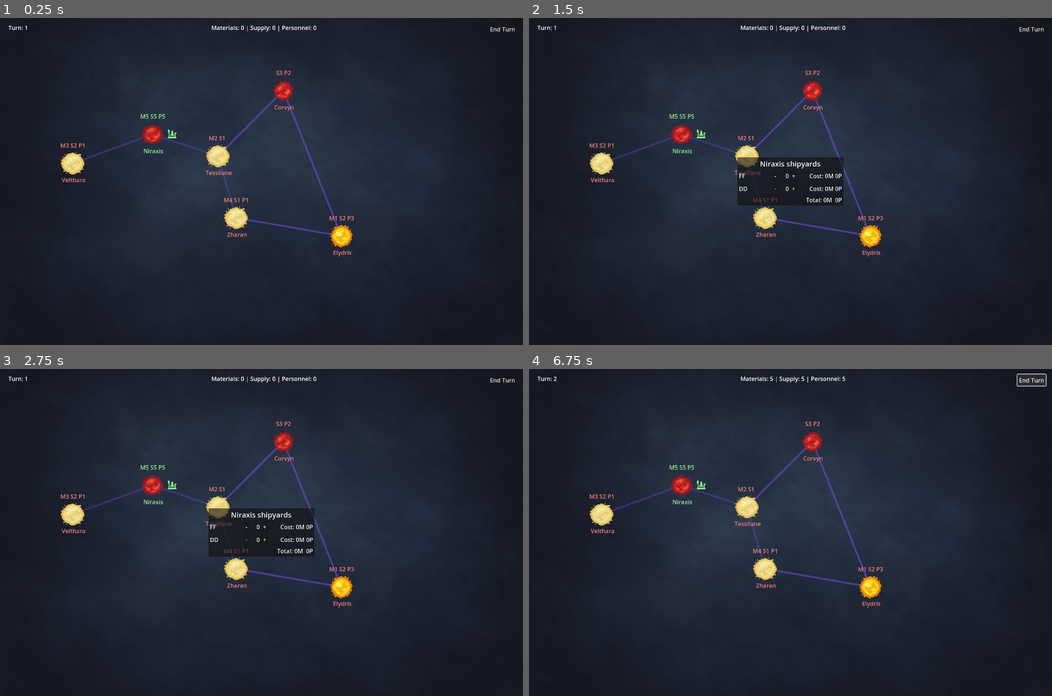
Above: before the commit, frames 1-4 (two rows, left to right).
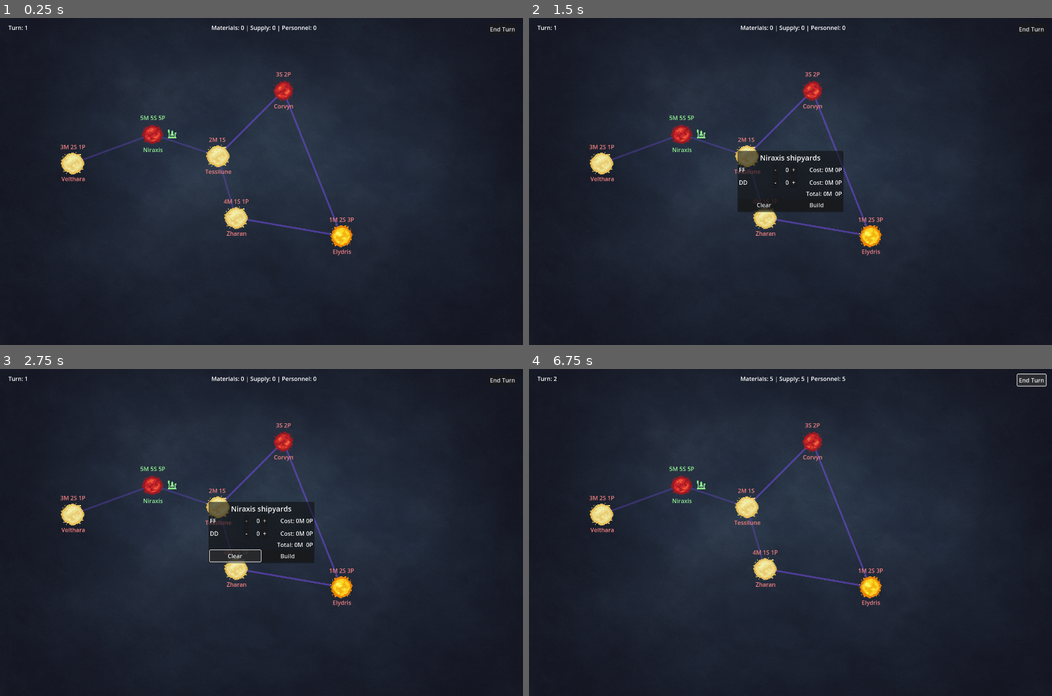
Above: after the commit, the same moments.

Repository: igjese/galaxy-campaign
Game: Godot game, scene res://map.tscn
Same seed, same stepped clock (60 frames per second), same inputs: the game is played once before the commit and once after it.
Inputs (mouse positions are in pixels of both pictures, inside the frame that each line leads up to):
- Up to frame 1 (0.25 s): no input
- Up to frame 2 (1.5 s): click "Velthara" at 0.5 s; click "Niraxis" at 1.25 s
- Up to frame 3 (2.75 s): click (235, 555) at 2 s, where only the run after the commit has a clickable "Clear"
- Up to frame 4 (6.75 s): click (816, 555) at 2.75 s, where only the run after the commit has a clickable "Build"; click "Tessilune" at 3.5 s; click "Corvyn" at 4.25 s; click "Zharan" at 5 s; click "Elydris" at 5.75 s; click "End Turn" at 6.5 s

The runs differ from the first frame. In frame 1, 0.5% of the frame differs, in the area x 11-68%, y 16-73%; in frame 2, 1.8%; in frame 3, 1.7%; in frame 4, 0.5%.

Commit message:
build ships, show ships in player owned worlds

Diff:
--- a/build_dialog.gd
+++ b/build_dialog.gd
@@ -5,6 +5,9 @@
 
 var world = null
 var build_order = {}
+
+signal ships_built
+
 
 func _ready():
     build_order.clear()
@@ -15,12 +18,13 @@
         line_container.add_child(line)
         build_order[hull] = 0
 
+
 func prepare_for_world(world_node):
     world = world_node
     $VBox/Shipyard.text = "%s shipyards" % world_node.world_name
 
     for line in line_container.get_children():
-        line.reset_counts()  # you'll add this method to set count = 0
+        line.reset()  # you'll add this method to set count = 0
         build_order[line.id] = 0
 
     popup_centered()
@@ -29,6 +33,7 @@
 func _on_line_updated(id: String, count: int):
     build_order[id] = count
     update_total_cost()
+
 
 func update_total_cost():
     var total_mats = 0
@@ -43,9 +48,46 @@
 
     $VBox/Total.text = "Total: %dM  %dP" % [total_mats, total_pers]
 
-    '''
-    $VBoxContainer/BuildButton.disabled = (
+    $VBox/Cmd/Build.disabled = (
         total_mats > GameData.player_materials or
         total_pers > GameData.player_personnel
     )
-    '''
+
+
+func _on_clear_pressed():
+    for line in line_container.get_children():
+        if line is LineIncrement:
+            line.reset()
+            build_order[line.id] = 0
+    update_total_cost()
+
+
+func _on_build_pressed():
+    for id in build_order.keys():
+        var count = build_order[id]
+        if count == 0:
+            continue
+
+        var design = GameData.ship_designs.get(id)
+        var cost_m = design.cost_mats * count
+        var cost_p = design.cost_pers * count
+
+        # Skip if insufficient resources
+        if GameData.player_materials < cost_m or GameData.player_personnel < cost_p:
+            print("Not enough resources to build %s" % id)
+            continue
+
+        # Deduct resources
+        GameData.player_materials -= cost_m
+        GameData.player_personnel -= cost_p
+
+        # Create ship records
+        for i in count:
+            GameData.ships.append({
+                "type": id,
+                "location": world.world_name,
+                "faction": "player"
+            })
+
+    hide()
+    emit_signal("ships_built")
--- a/game_data.gd
+++ b/game_data.gd
@@ -6,6 +6,9 @@
 var player_personnel := 0
 
 var selected_world = null
+
+var ships = []  # each ship is a dict or lightweight object
+
 
 func open_build_dialog_for(world_node):
     selected_world = world_node
--- a/map.gd
+++ b/map.gd
@@ -5,11 +5,18 @@
 
 var system_map = {}
 
+
 func _ready():
     randomize()
     spawn_worlds()
     draw_connections()
+    connect_signals()
     update_gui()
+
+
+func connect_signals():
+    $UI/BuildDialog.connect("ships_built", Callable(self, "update_gui"))
+
 
 func spawn_worlds():
     for name in GameData.worlds.keys():
@@ -26,6 +33,7 @@
 
         add_child(world)
         system_map[name] = world
+
 
 func draw_connections():
     connection_lines.clear_points()
@@ -51,6 +59,7 @@
     collect_resources()
     update_gui()
 
+
 func collect_resources():
     for star in system_map.values():
         if star.faction == "player":
@@ -58,12 +67,21 @@
             GameData.player_supply += star.supply
             GameData.player_personnel += star.personnel
 
+
 func update_gui():
     update_turn()
     update_resource_totals()
+    update_worlds()
+
+
+func update_worlds():
+    for world in system_map.values():
+        world.update_gui()
+
 
 func update_turn():
     $UI/TurnCount.text = "Turn: %d" % GameData.turn
+
 
 func update_resource_totals():
     $UI/Resources.text = "Materials: %d | Supply: %d | Personnel: %d" % [
--- a/map.tscn
+++ b/map.tscn
@@ -59,8 +59,8 @@
 [node name="VBox" type="VBoxContainer" parent="UI/BuildDialog"]
 offset_left = 4.0
 offset_top = 4.0
-offset_right = 96.0
-offset_bottom = 96.0
+offset_right = 105.0
+offset_bottom = 98.0
 
 [node name="Shipyard" type="Label" parent="UI/BuildDialog/VBox"]
 layout_mode = 2
@@ -74,4 +74,19 @@
 layout_mode = 2
 horizontal_alignment = 2
 
+[node name="Cmd" type="HBoxContainer" parent="UI/BuildDialog/VBox"]
+layout_mode = 2
+
+[node name="Clear" type="Button" parent="UI/BuildDialog/VBox/Cmd"]
+layout_mode = 2
+size_flags_horizontal = 3
+text = "Clear"
+
+[node name="Build" type="Button" parent="UI/BuildDialog/VBox/Cmd"]
+layout_mode = 2
+size_flags_horizontal = 3
+text = "Build"
+
 [connection signal="pressed" from="UI/EndTurn" to="." method="_on_end_turn_pressed"]
+[connection signal="pressed" from="UI/BuildDialog/VBox/Cmd/Clear" to="UI/BuildDialog" method="_on_clear_pressed"]
+[connection signal="pressed" from="UI/BuildDialog/VBox/Cmd/Build" to="UI/BuildDialog" method="_on_build_pressed"]
--- a/scenes/Star.tscn
+++ b/scenes/Star.tscn
@@ -19,20 +19,20 @@
 
 [node name="Name" type="Label" parent="SystemNode"]
 layout_mode = 0
-offset_left = -30.0
-offset_top = 69.0
-offset_right = 106.0
-offset_bottom = 92.0
-text = "asdf"
+offset_left = -31.0
+offset_top = 66.0
+offset_right = 105.0
+offset_bottom = 89.0
+text = "Name"
 horizontal_alignment = 1
 
 [node name="Info" type="Label" parent="SystemNode"]
 layout_mode = 0
 offset_left = -19.0
-offset_top = -26.0
+offset_top = -22.0
 offset_right = 91.0
-offset_bottom = -3.0
-text = "asdf"
+offset_bottom = 1.0
+text = "M:3 P:3"
 horizontal_alignment = 1
 
 [node name="Shipyard" type="TextureRect" parent="SystemNode"]
@@ -43,3 +43,12 @@
 offset_bottom = 46.0
 texture = ExtResource("3_xpnm2")
 expand_mode = 1
+
+[node name="Ships" type="Label" parent="SystemNode"]
+layout_mode = 0
+offset_left = -48.0
+offset_top = 91.0
+offset_right = 119.0
+offset_bottom = 114.0
+text = "FF:1"
+horizontal_alignment = 1
--- a/scenes/line_increment.gd
+++ b/scenes/line_increment.gd
@@ -18,7 +18,7 @@
     cost_pers = design.cost_pers
     update_count()
 
-func reset_counts():
+func reset():
     count = 0
     update_count()
 
--- a/scenes/star.gd
+++ b/scenes/star.gd
@@ -15,11 +15,12 @@
 
 @onready var name_label = $SystemNode/Name
 @onready var info_label = $SystemNode/Info
+@onready var ships_label = $SystemNode/Ships
 @onready var texture_button = $SystemNode  # assuming SystemNode is the TextureButton
 @onready var shipyard_icon = $SystemNode/Shipyard  # update path if needed
 
 func _ready():
-    update_labels()
+    update_gui()
     update_indicators()
     assign_random_texture()
     $SystemNode.connect("pressed", Callable(self, "_on_system_pressed"))
@@ -45,22 +46,34 @@
             var selected = files[randi() % files.size()]
             texture_button.texture_normal = load(selected)
 
-func update_labels():
+func update_gui():
     name_label.text = world_name
 
     var info := ""
     if materials > 0:
-        info += "M%d " % materials
+        info += "%dM " % materials
     if supply > 0:
-        info += "S%d " % supply
+        info += "%dS " % supply
     if personnel > 0:
-        info += "P%d" % personnel
+        info += "%dP" % personnel
 
     info_label.text = info
+
+    var ship_text := ""
+    if faction == "player":
+        var ship_counts := {}
+        for ship in GameData.ships:
+            if ship.location == world_name and ship.faction == "player":
+                ship_counts[ship.type] = ship_counts.get(ship.type, 0) + 1
+
+        for type in ship_counts.keys():
+            ship_text += "%s:%d " % [type, ship_counts[type]]
+    ships_label.text = ship_text
 
     var color = Color.LIGHT_GREEN if faction == "player" else Color.LIGHT_CORAL
     name_label.add_theme_color_override("font_color", color)
     info_label.add_theme_color_override("font_color", color)
+    ships_label.add_theme_color_override("font_color", color)
 
 
 func _on_system_pressed():
